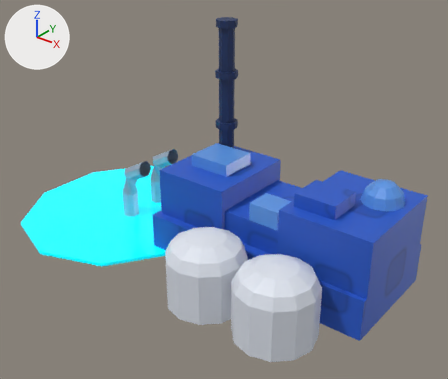
A saved change to the FBX model power_a_city/modeles/Station_Pompage.fbx.
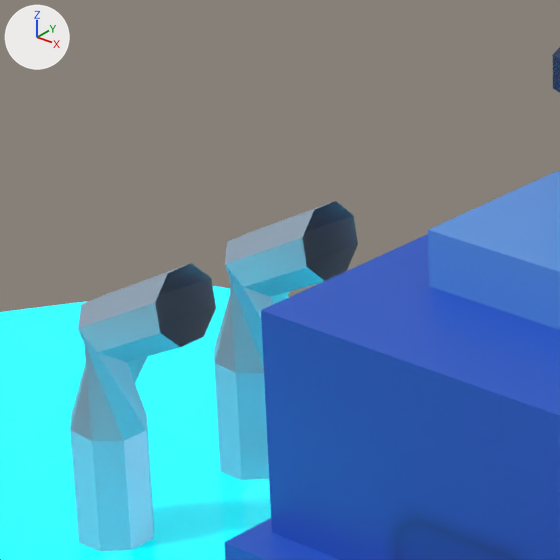
Old and new are each drawn whole from a 50 mm lens placed at (4.41, -4.69, 3.85), pointed at (0.45, 0.26, 0.78) and again close up on the part from 24% to 48% of the width and 29% to 58% of the height. The axes (+X, +Y, +Z) are drawn at upper left. The lights are the same throughout. The older version's two pictures come first. Objects named as collision shapes, trigger or cutter boxes, shadow casters or lower levels of detail are left out. Vertices at exactly the same position are counted once.

Objects in the first close-up: 'Station_Pompage'.
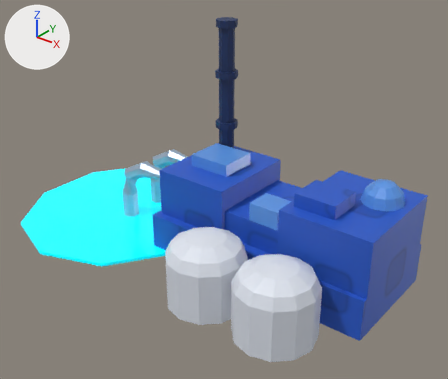
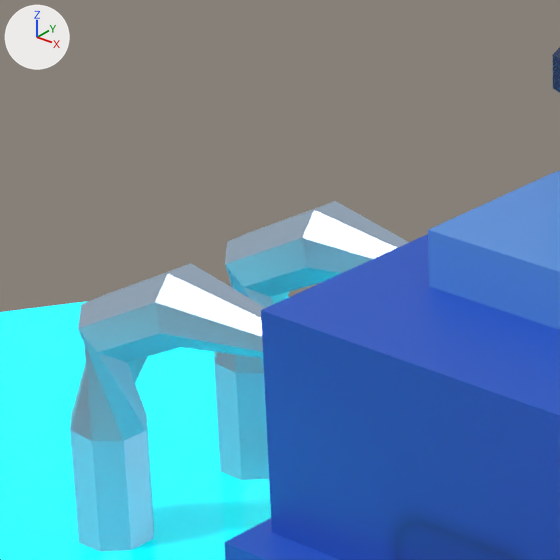
Location of each change, (x1, y1, x2, y2) in pixels of the close-ups (560 x 560 px):
part 1 of me_station_pompage, added
    after: (155, 201, 409, 358)

Diff of the bpy script that builds the scene:
```diff
--- a/power_a_city/modeles/Station_Pompage.fbx.py
+++ b/power_a_city/modeles/Station_Pompage.fbx.py
@@ me_station_pompage @@
 # used by ob_station_pompage; location = (0.0, 0.0, 0.0)
 # verts and faces of me_station_pompage; kept vertices keep their numbers, new ones are numbered from 400
 # before: 177 (-0.1, 0.15, 0.75), 178 (-0.71, 0.06, 0.79) at pixel (155, 302), 179 (-0.71, 0.11, 0.84) at pixel (167, 273), 180 (-0.71, 0.19, 0.84) at pixel (191, 263), 181 (-0.71, 0.24, 0.79) at pixel (211, 277)
 # before: 182 (-0.69, 0.24, 0.71) at pixel (216, 308), 183 (-0.69, 0.19, 0.66) at pixel (203, 336), 184 (-0.69, 0.11, 0.66) at pixel (180, 347), 185 (-0.69, 0.06, 0.71) at pixel (160, 333), 226 (-0.1, 0.65, 0.75)
 # before: 227 (-0.71, 0.56, 0.79) at pixel (302, 237), 228 (-0.71, 0.61, 0.84) at pixel (314, 210), 229 (-0.71, 0.69, 0.84) at pixel (335, 200), 230 (-0.71, 0.74, 0.79) at pixel (353, 215), 231 (-0.69, 0.74, 0.71) at pixel (357, 244)
 # before: 232 (-0.69, 0.69, 0.66) at pixel (346, 271), 233 (-0.69, 0.61, 0.66) at pixel (325, 281), 234 (-0.69, 0.56, 0.71) at pixel (306, 267)
-me_station_pompage.from_pydata(...)  # 400 vertices, 303 faces; spans x -2.39..2.5, y -1.18..1.68, z 0.0..2.56
+me_station_pompage.from_pydata(...)  # 376 vertices, 317 faces; spans x -2.39..2.5, y -1.18..1.68, z 0.0..2.56
+# me_station_pompage part 1
+faces += [(177, 179, 178), (177, 180, 179), (177, 181, 180), (177, 182, 181), (177, 183, 182), (177, 184, 183)]  # mat_tuyau_argent (blue #afc3d7)
+faces += [(177, 185, 184), (177, 178, 185), (226, 228, 227), (226, 229, 228), (226, 230, 229), (226, 231, 230)]  # mat_tuyau_argent (blue #afc3d7)
+faces += [(226, 232, 231), (226, 233, 232), (226, 234, 233), (226, 227, 234)]  # mat_tuyau_argent (blue #afc3d7)
+# other edits to the shape of me_station_pompage do not show in these pictures
 me_station_pompage.materials.append(mat_eau_cyan)
```
